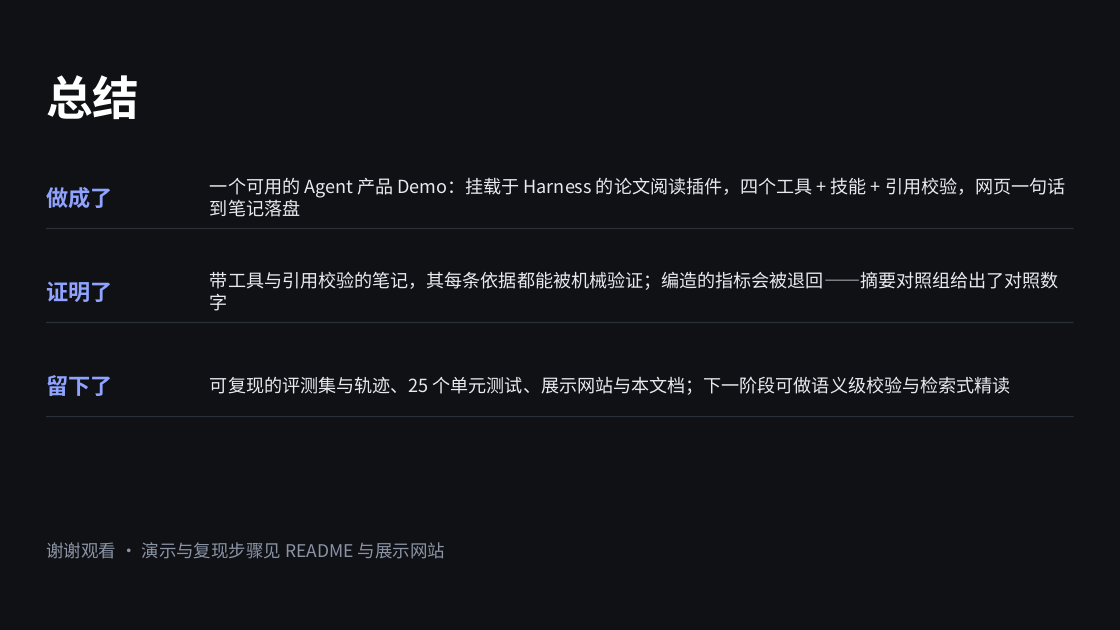
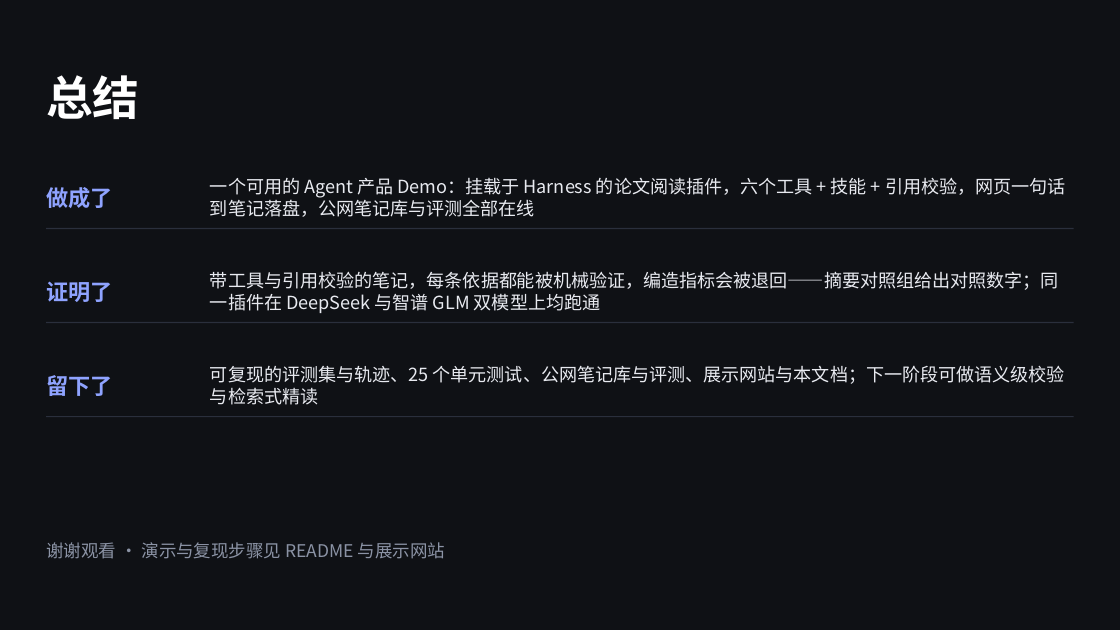
Before and after one commit to fjx0428/paper-navigator, a slide deck: slide 12 of docs/答辩PPT.pptx. Drawn at 1120x630 pixels with LibreOffice and Linux fonts; fonts in the diff are those of the drawing. Boxes give left, top, right and bottom in pixels: in the first picture for what was removed or moved away, otherwise in the second. Text is boxed around its words. In the diff, an @@ line names an element or a change of style, - is before the commit and + after.

```diff
--- a/docs/答辩PPT.pptx
+++ b/docs/答辩PPT.pptx
@@ text at (210, 177, 1066, 217): text changed @@
-一个可用的 Agent 产品 Demo：挂载于 Harness 的论文阅读插件，四个工具 + 技能 + 引用校验，网页一句话到笔记落盘
+一个可用的 Agent 产品 Demo：挂载于 Harness 的论文阅读插件，六个工具 + 技能 + 引用校验，网页一句话到笔记落盘，公网笔记库与评测全部在线
@@ text at (210, 271, 1059, 313): text changed @@
-带工具与引用校验的笔记，其每条依据都能被机械验证；编造的指标会被退回——摘要对照组给出了对照数字
+带工具与引用校验的笔记，每条依据都能被机械验证，编造指标会被退回——摘要对照组给出对照数字；同一插件在 DeepSeek 与智谱 GLM 双模型上均跑通
@@ text at (210, 366, 1065, 405): text changed @@
-可复现的评测集与轨迹、25 个单元测试、展示网站与本文档；下一阶段可做语义级校验与检索式精读
+可复现的评测集与轨迹、25 个单元测试、公网笔记库与评测、展示网站与本文档；下一阶段可做语义级校验与检索式精读
```
Also in this commit, not shown: 4 other slides changed, 3 other files.
